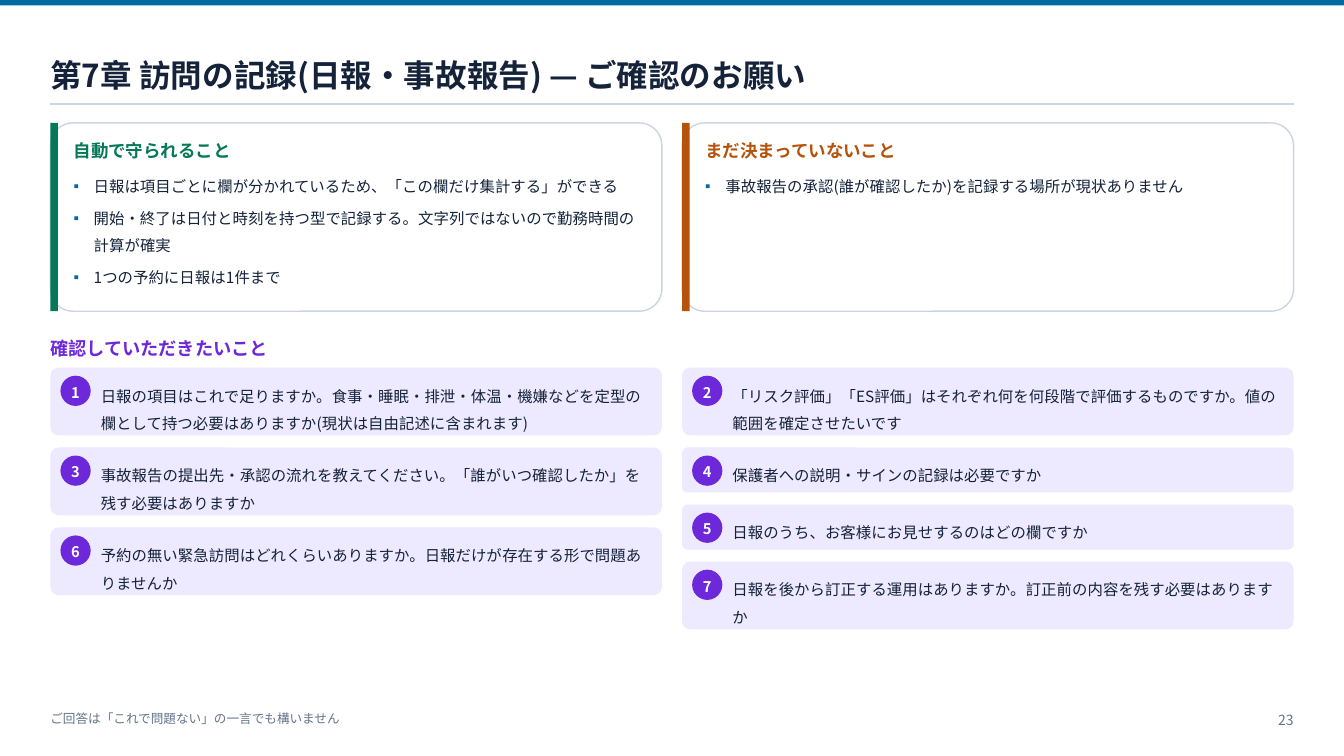
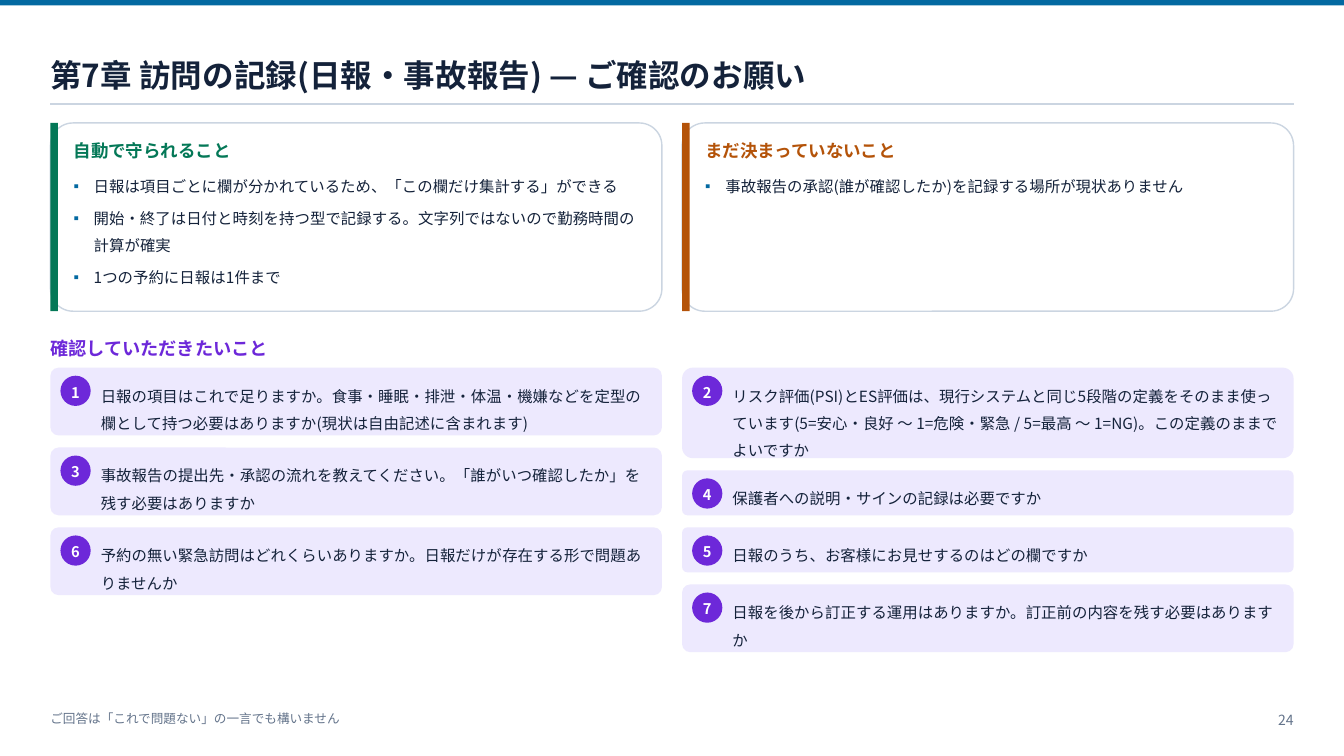
Before and after one commit to ohru131/katahimo-app, a slide deck: slide 24 of doc/slides/db-for-business.pptx (slide 23 before the commit). Drawn at 1344x756 pixels with LibreOffice and Linux fonts; fonts in the diff are those of the drawing. Boxes give left, top, right and bottom in pixels: in the first picture for what was removed or moved away, otherwise in the second. Text is boxed around its words. In the diff, an @@ line names an element or a change of style, - is before the commit and + after.

```diff
--- a/doc/slides/db-for-business.pptx
+++ b/doc/slides/db-for-business.pptx
@@ rounded rectangle: place and size @@
-rounded rectangle at <box>683,368,1295,436</box>
+rounded rectangle at <box>683,368,1295,459</box>
@@ text at <box>732,416,1277,457</box>: text changed @@
-「リスク評価」「ES評価」はそれぞれ何を何段階で評価するものですか。値の範囲を確定させたいです
+リスク評価(PSI)とES評価は、現行システムと同じ5段階の定義をそのまま使っています(5=安心・良好 〜 1=危険・緊急 / 5=最高 〜 1=NG)。この定義のままでよいですか
@@ 2 rounded rectangles, 1 text: place and size @@
-2 rounded rectangles, 1 text at <box>683,505,1295,551</box>
+2 rounded rectangles, 1 text at <box>683,527,1295,573</box>
@@ 4 rounded rectangles, 2 texts: place and size @@
-4 rounded rectangles, 2 texts at <box>683,448,1295,629</box>
+4 rounded rectangles, 2 texts at <box>683,471,1295,652</box>
@@ text at <box>1278,714,1294,725</box>: text changed @@
-23
+24
```
Also in this commit, not shown: 35 other slides changed, 1 slide added, 11 other files.
